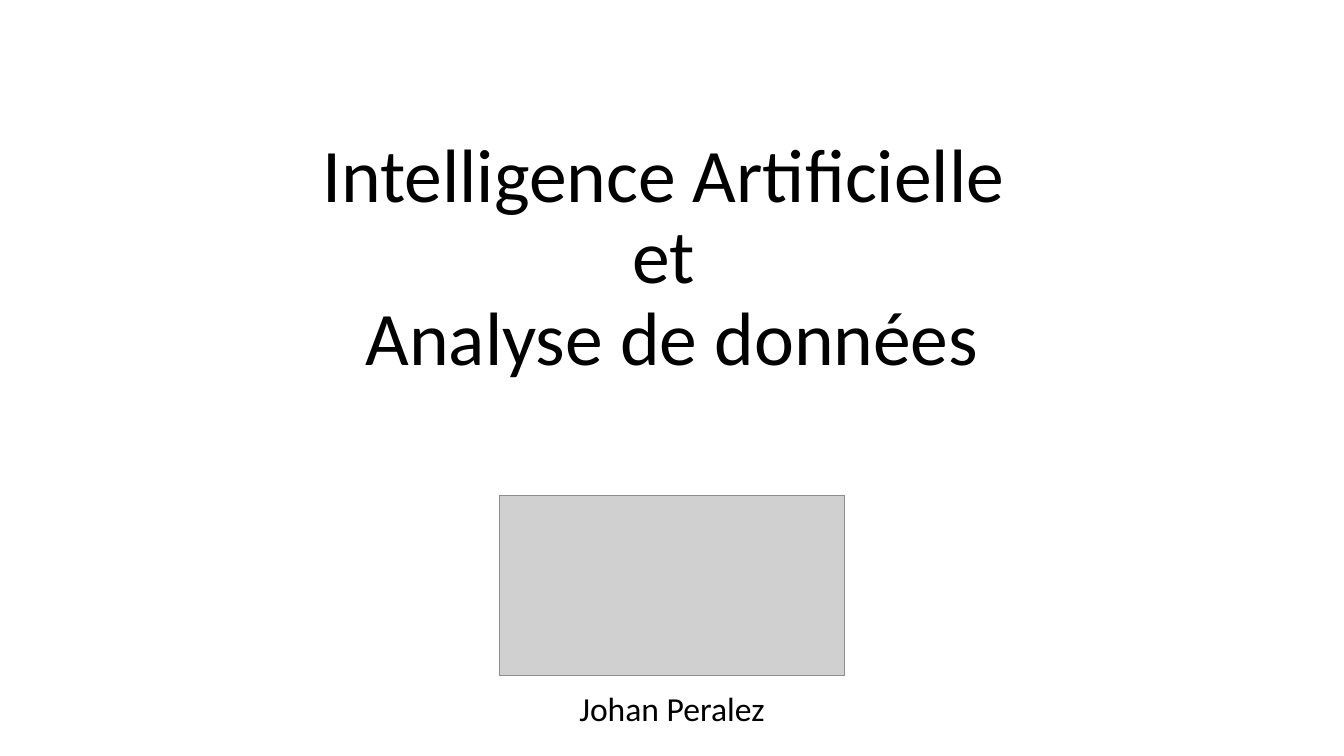
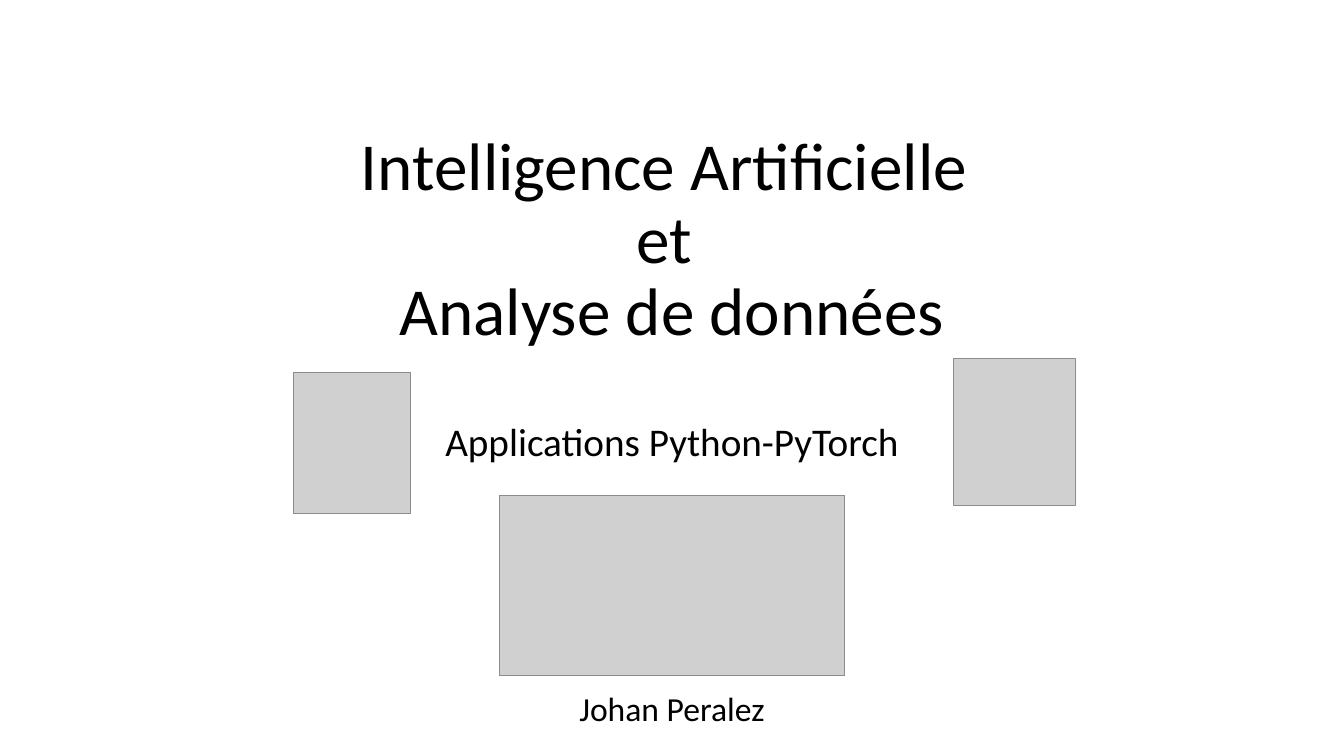
Before and after one commit to jolindien-git/jolindien-git.github.io, a slide deck: slide 1 of Intelligence Artificielle et Analyse de donnees.pptx. Drawn at 1344x756 pixels with LibreOffice and Linux fonts; fonts in the diff are those of the drawing; grey boxes stand for pictures. Boxes give left, top, right and bottom in pixels: in the first picture for what was removed or moved away, otherwise in the second. Text is boxed around its words. In the diff, an @@ line names an element or a change of style, - is before the commit and + after.

```diff
--- a/Intelligence Artificielle et Analyse de donnees.pptx
+++ b/Intelligence Artificielle et Analyse de donnees.pptx
@@ title at (x1=361, y1=143, x2=966, y2=463): text changed; size 54 to 48 pt @@
-Intelligence Artificielle
-et
-Analyse de données
+Intelligence Artificielle
+et
+Analyse de données
+Applications Python-PyTorch
@@ picture added at (x1=954, y1=359, x2=1076, y2=506) @@
@@ picture added at (x1=293, y1=372, x2=410, y2=513) @@
```
Also in this commit, not shown: 6 other slides changed, 1 slide added, 4 slides removed, 2 other files.
